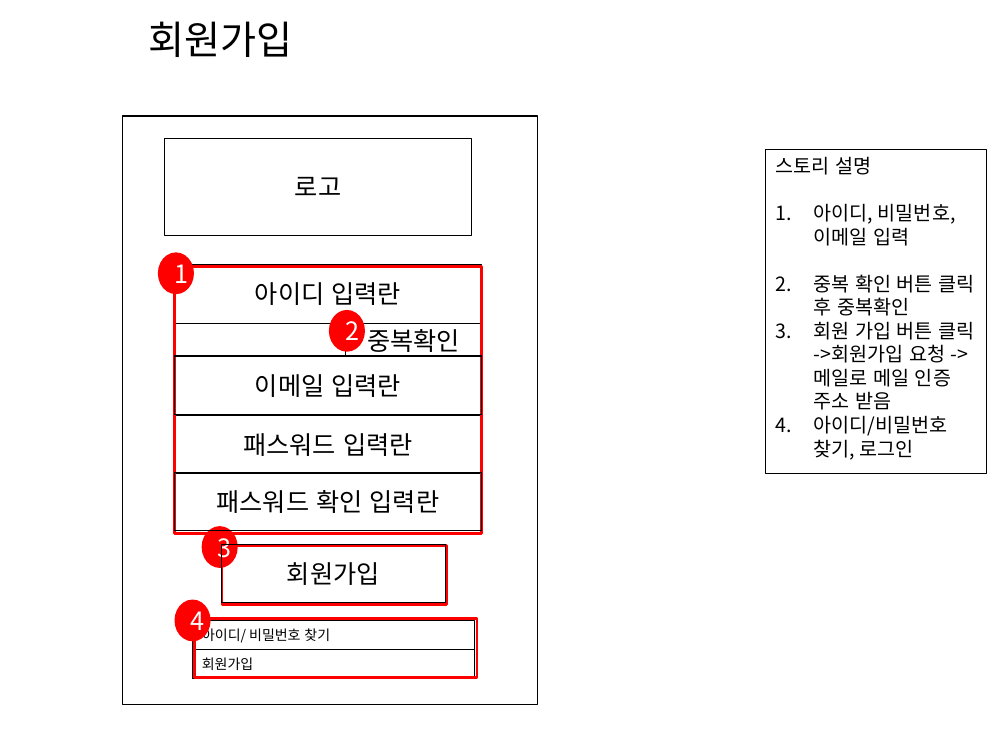
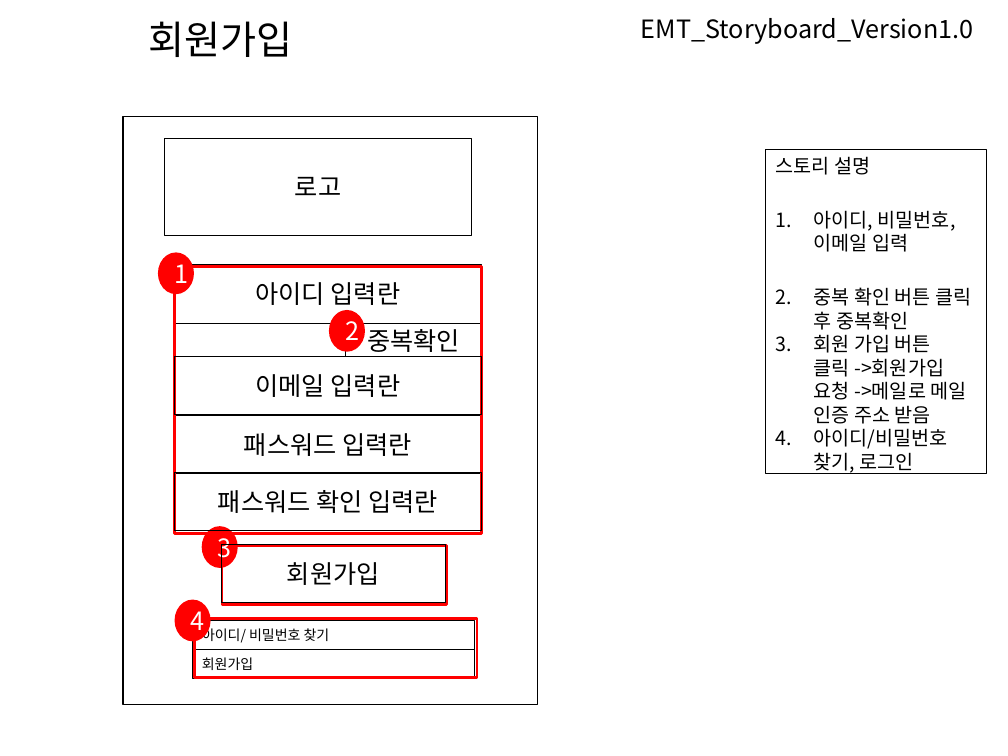
Before and after one commit to hkemt/doc, a slide deck: slide 1 of EMT_doc/6_EMT_StroyBoard/EMT_Storyboard.pptx. Drawn at 1008x756 pixels with LibreOffice and Linux fonts; fonts in the diff are those of the drawing; background and template pictures are left out. Boxes give left, top, right and bottom in pixels: in the first picture for what was removed or moved away, otherwise in the second. Text is boxed around its words. In the diff, an @@ line names an element or a change of style, - is before the commit and + after.

```diff
--- a/EMT_doc/6_EMT_StroyBoard/EMT_Storyboard.pptx
+++ b/EMT_doc/6_EMT_StroyBoard/EMT_Storyboard.pptx
@@ text added at (x1=641, y1=18, x2=974, y2=44), 18 pt, text #000000 @@
+EMT_Storyboard_Version1.0
@@ outline #000000 0.75 pt to #000000 0.74 pt in 3 elements at (x1=174, y1=472, x2=482, y2=530), (x1=766, y1=149, x2=987, y2=474), (x1=123, y1=116, x2=537, y2=705) @@
@@ text in rectangle at (x1=814, y1=210, x2=971, y2=474): indent changed @@
@@ rectangle "아이디/ 비밀번호 찾기" at (x1=193, y1=620, x2=475, y2=649): outline #000000 0.5 pt to #000000 0.51 pt @@
```
Also in this commit, not shown: 26 other slides changed, 6 other files.
